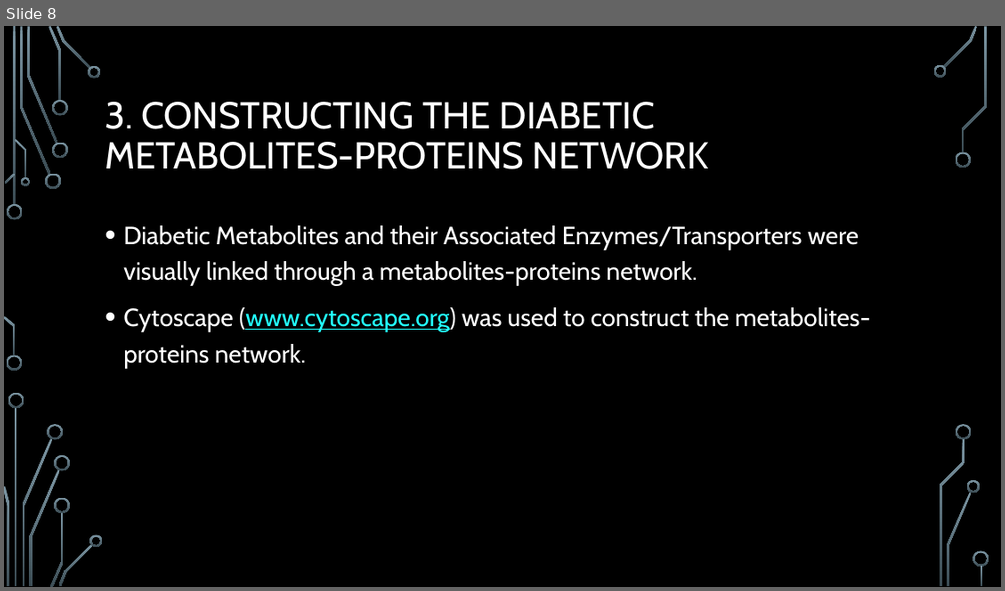
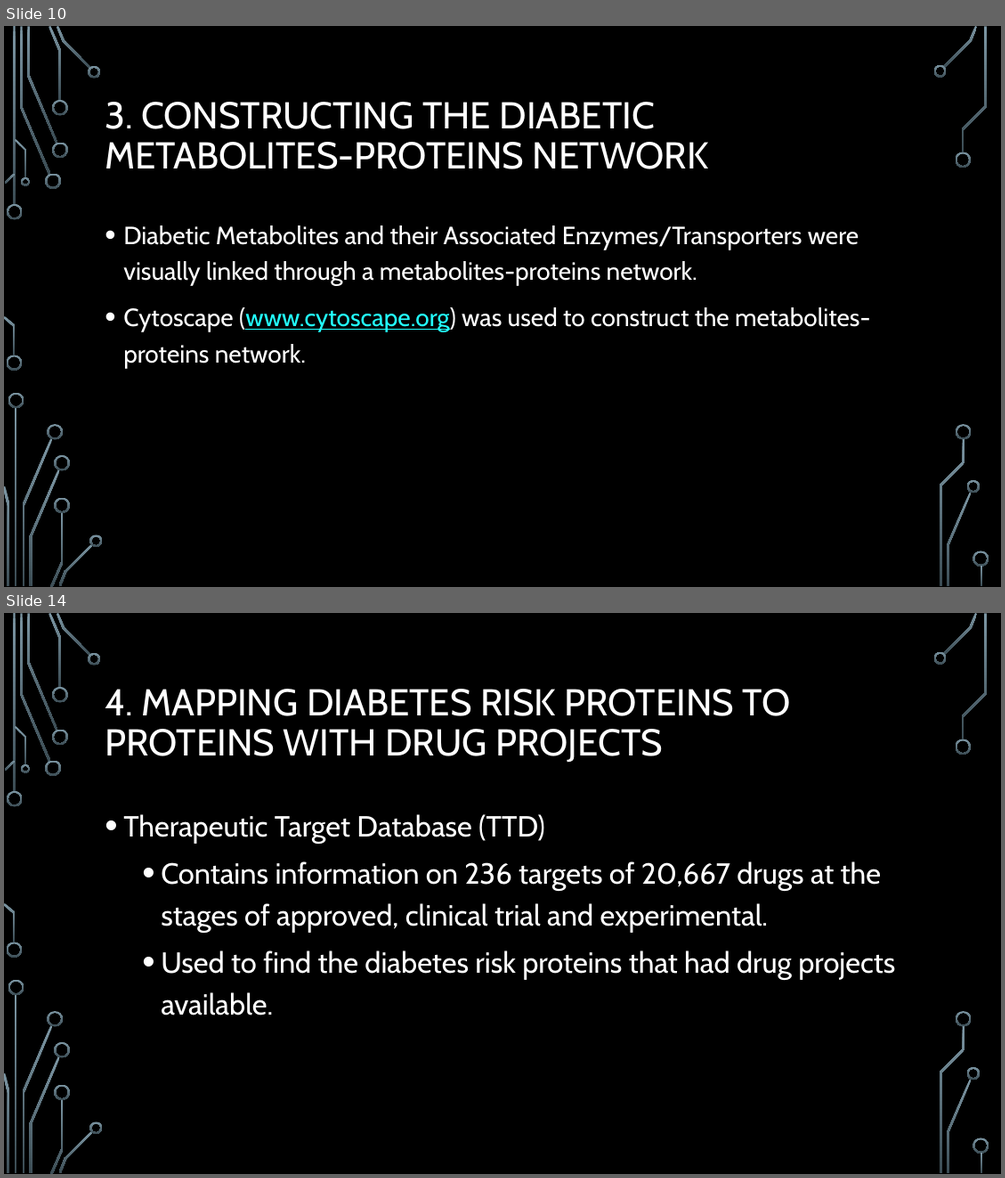
Before and after one commit to dtlehrer/repurp, a slide deck: KeyResources/Zhang_OmicsDataMining/Diabetes_2015/MethodsOverview_ZhangDiabetes.pptx. Shown one above the other, each under a label of ours: slide 8 before the commit, slides 10 and 14 after it; the slides between them are not shown. The pictures are 1005x591 and 1005x1178 pixels, drawn with LibreOffice and Linux fonts; fonts in the diff are those of the drawing; background and template pictures are left out. Boxes give left, top, right and bottom in pixels: in the first picture for what was removed or moved away, otherwise in the second. Text is boxed around its words. In the diff, an @@ line names an element or a change of style, - is before the commit and + after.

```diff
--- a/KeyResources/Zhang_OmicsDataMining/Diabetes_2015/MethodsOverview_ZhangDiabetes.pptx
+++ b/KeyResources/Zhang_OmicsDataMining/Diabetes_2015/MethodsOverview_ZhangDiabetes.pptx
@@ slide 14 added at (x1=4, y1=613, x2=1001, y2=1174), background picture (left out); not listed: 36 template elements that a slide beside it also shows @@
@@ title added at (x1=105, y1=689, x2=791, y2=763), 36 pt, text #FFFFFF @@
+4. MAPPING DIABETES RISK PROTEINS TO PROTEINS WITH DRUG PROJECTS
@@ text added at (x1=123, y1=814, x2=895, y2=1015), 28 pt, text #FFFFFF @@
+• Therapeutic Target Database (TTD)
+  • Contains information on 236 targets of 20,667 drugs at the stages of approved, clinical trial and experimental.
+  • Used to find the diabetes risk proteins that had drug projects available.
@@ what was slide 8 is now slide 10 @@
```
Also in this commit, not shown: 4 slides changed, 19 other slides added.
